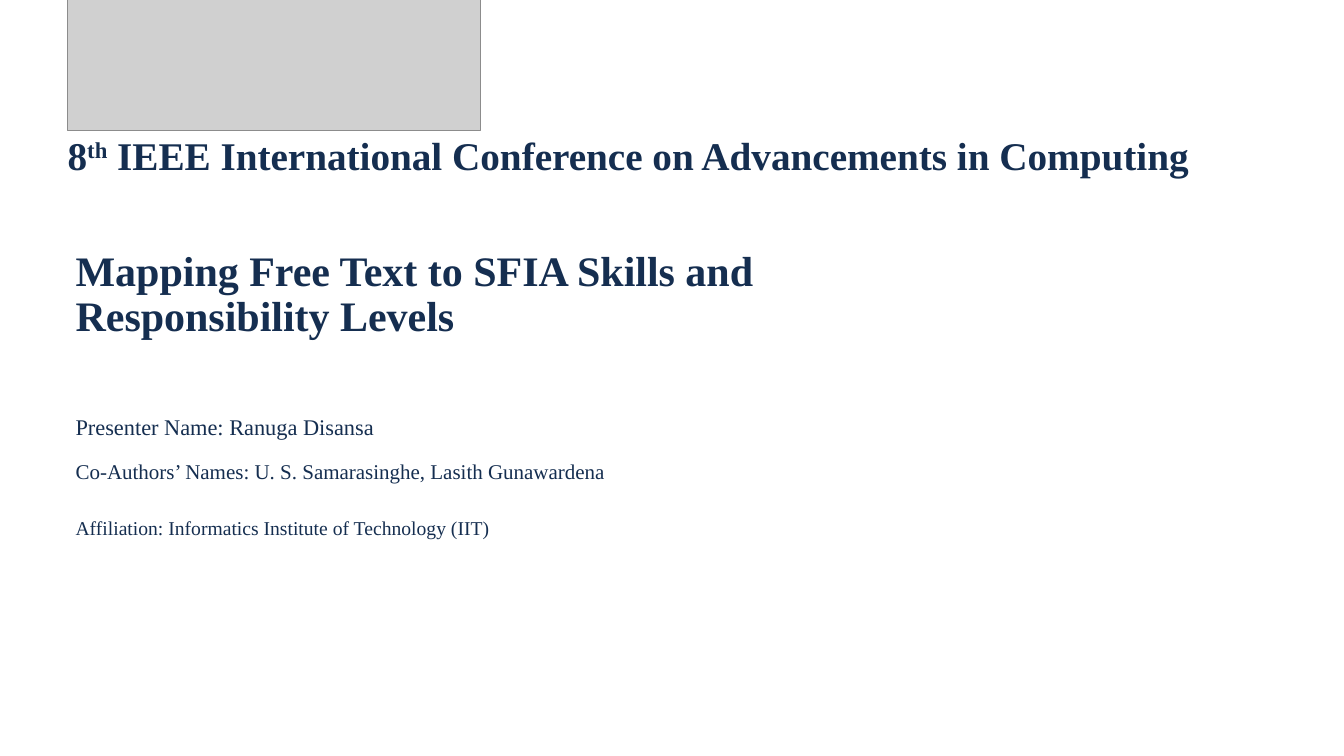
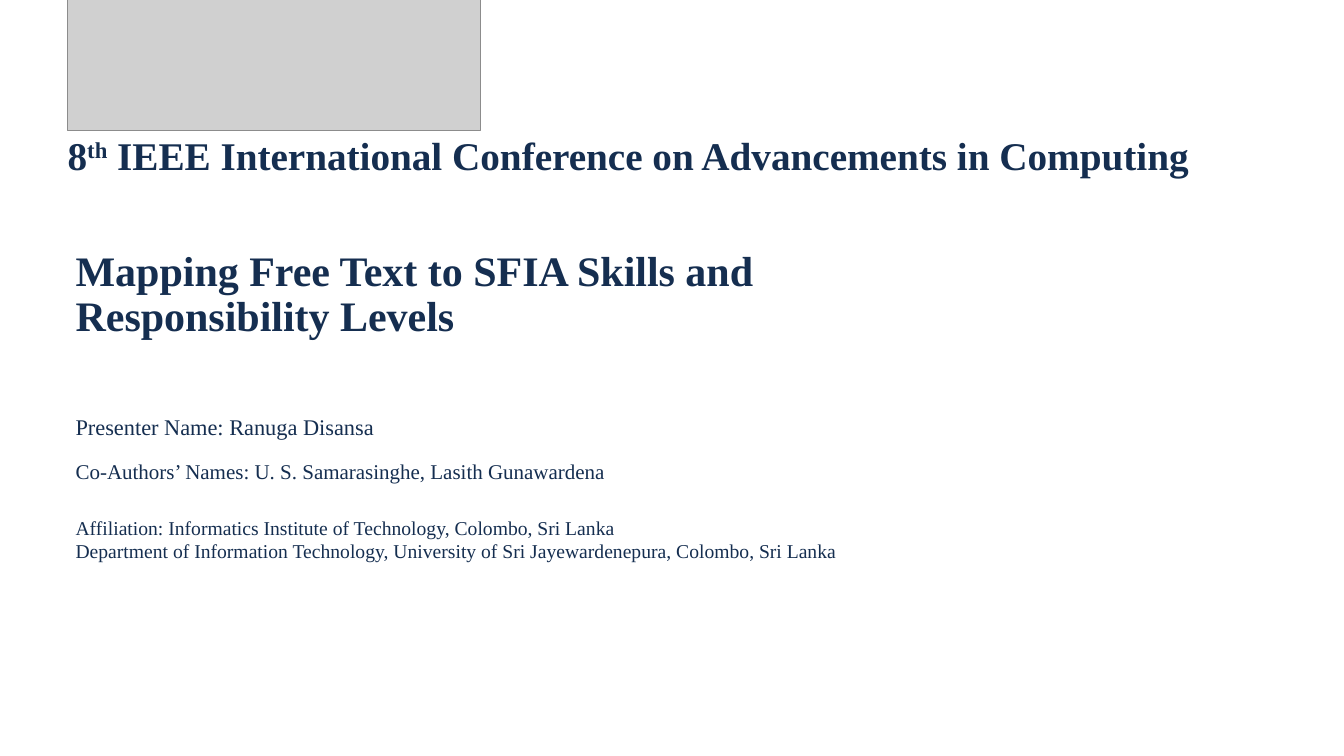
Before and after one commit to prdai/sfia-structured-skill-extraction, a slide deck: slide 1 of talk/deck/sfia-icac-2026.pptx. Drawn at 1344x756 pixels with LibreOffice and Linux fonts; fonts in the diff are those of the drawing; grey boxes stand for pictures; background and template pictures are left out. Boxes give left, top, right and bottom in pixels: in the first picture for what was removed or moved away, otherwise in the second. Text is boxed around its words. In the diff, an @@ line names an element or a change of style, - is before the commit and + after.

```diff
--- a/talk/deck/sfia-icac-2026.pptx
+++ b/talk/deck/sfia-icac-2026.pptx
@@ text at (76,521,836,563): text changed @@
-Affiliation: Informatics Institute of Technology (IIT)
+Affiliation: Informatics Institute of Technology, Colombo, Sri Lanka
+Department of Information Technology, University of Sri Jayewardenepura, Colombo, Sri Lanka
```
Also in this commit, not shown: 2 other files.
